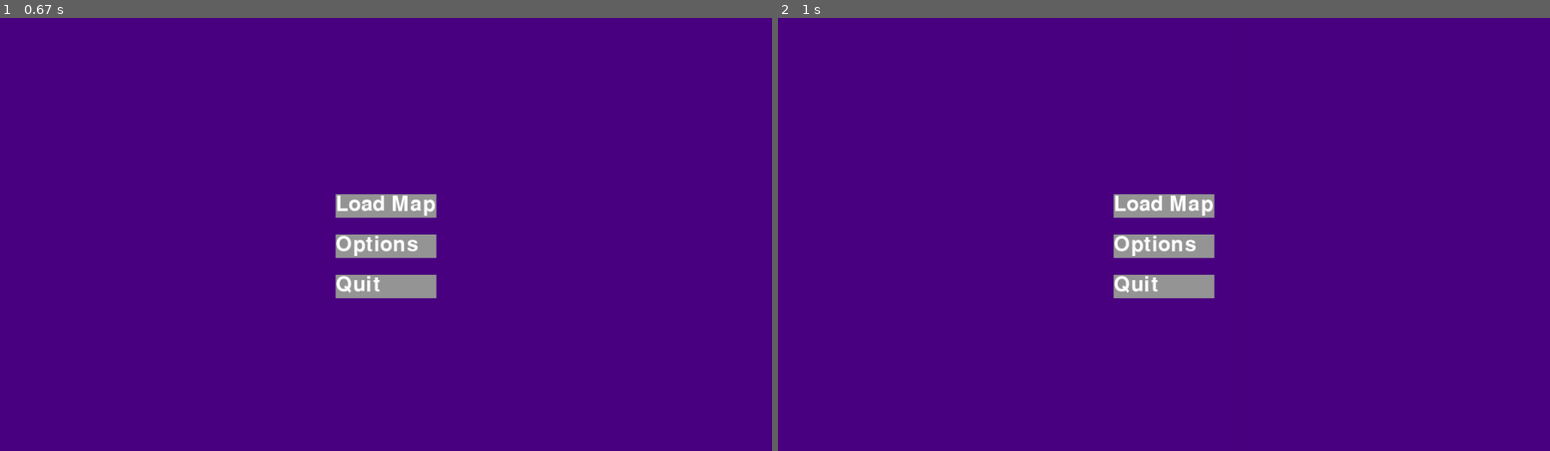
Above: before the commit, frames 1-2 (left to right).
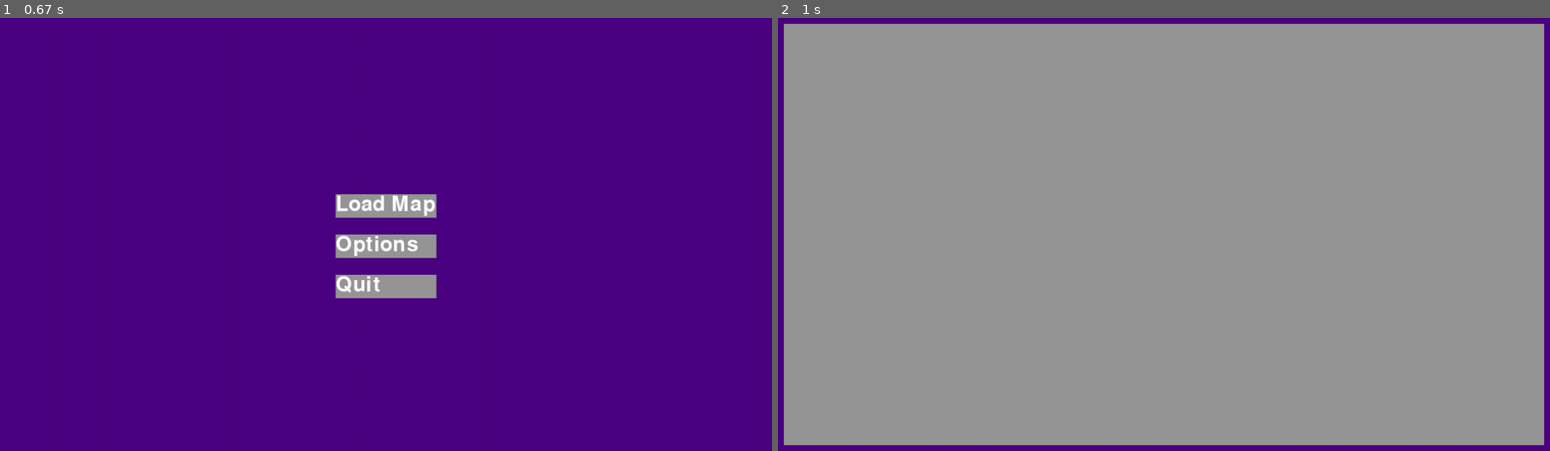
Above: after the commit, the same moments.

Repository: EvannBerthou/PygamePlatformer
Game: pygame game, started from main.py
Two runs of this game, one before a commit and one after it. Both use one fixed random seed, a clock stepped at 60 frames per second and the inputs below.
Inputs (mouse positions are in pixels of both pictures, inside the frame that each line leads up to):
- Up to frame 1 (0.67 s): no input
- Up to frame 2 (1 s): click (1133, 251) at 0.93 s

Frame 1 is identical in both runs. In frame 2, 95% of the frame differs, in the area x 0-100%, y 1-99%.

Commit message:
Added OptionMenu object

Diff:
--- a/data/MainMenu/MainMenu.py
+++ b/data/MainMenu/MainMenu.py
@@ -1,5 +1,6 @@
 import UI
 import os
+import pygame
 from pygame.locals import *
 
 class Menu:
@@ -72,6 +73,17 @@
                 total += 1
         self.scrollview.update_surface(0)
 
+class OptionMenu(Menu):
+    def __init__(self, main_menu):
+        super().__init__(main_menu)
+
+    def update(self, mouse_position, mouse_pressed, mouse_rel, events):
+        pass
+
+    def draw(self, surface):
+        pygame.draw.rect(surface, (150,150,150), (10,10, self.main_menu.game.w - 20, self.main_menu.game.h - 20))
+        self.ui_manager.draw(surface)
+
 class MainMenu:
     def __init__(self, game):
         self.game = game
@@ -94,7 +106,8 @@
         self.menu = LevelSelectorMenu(self)
 
     def options(self, btn, args):
-        print('Options')
+        self.menu = OptionMenu(self)
+
 
     def exit(self, btn, args):
         exit(0)
